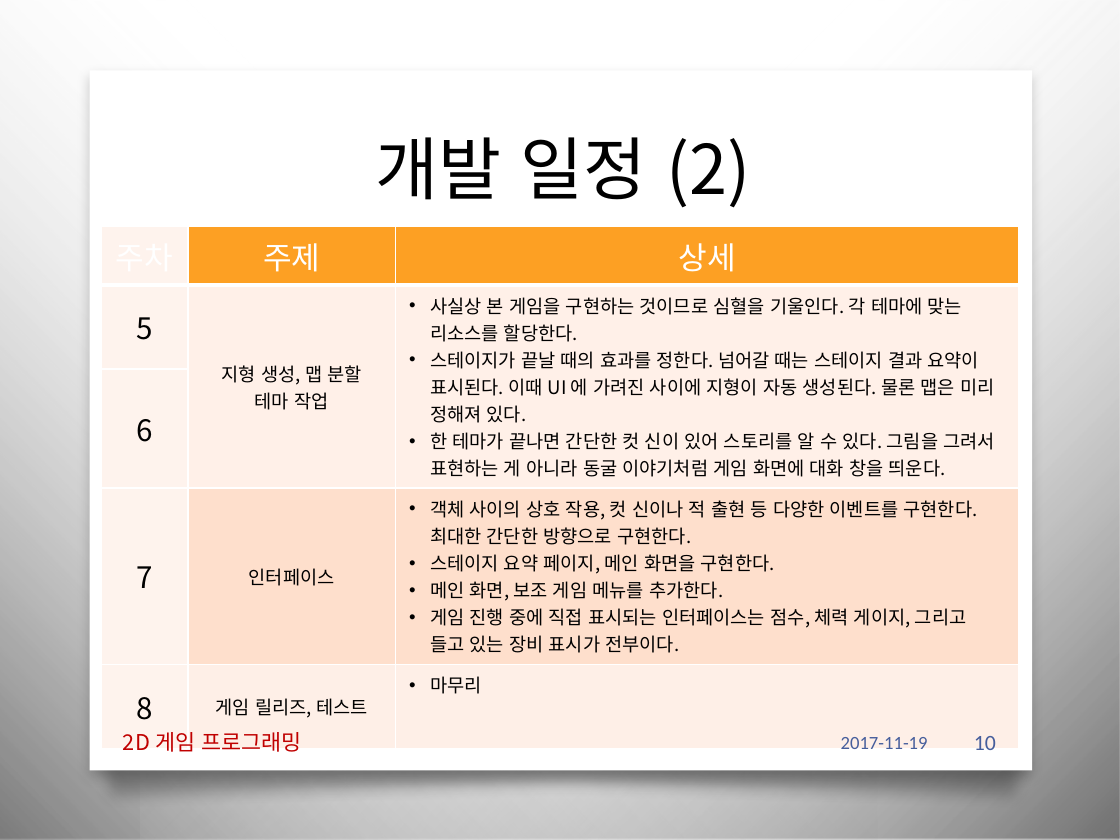
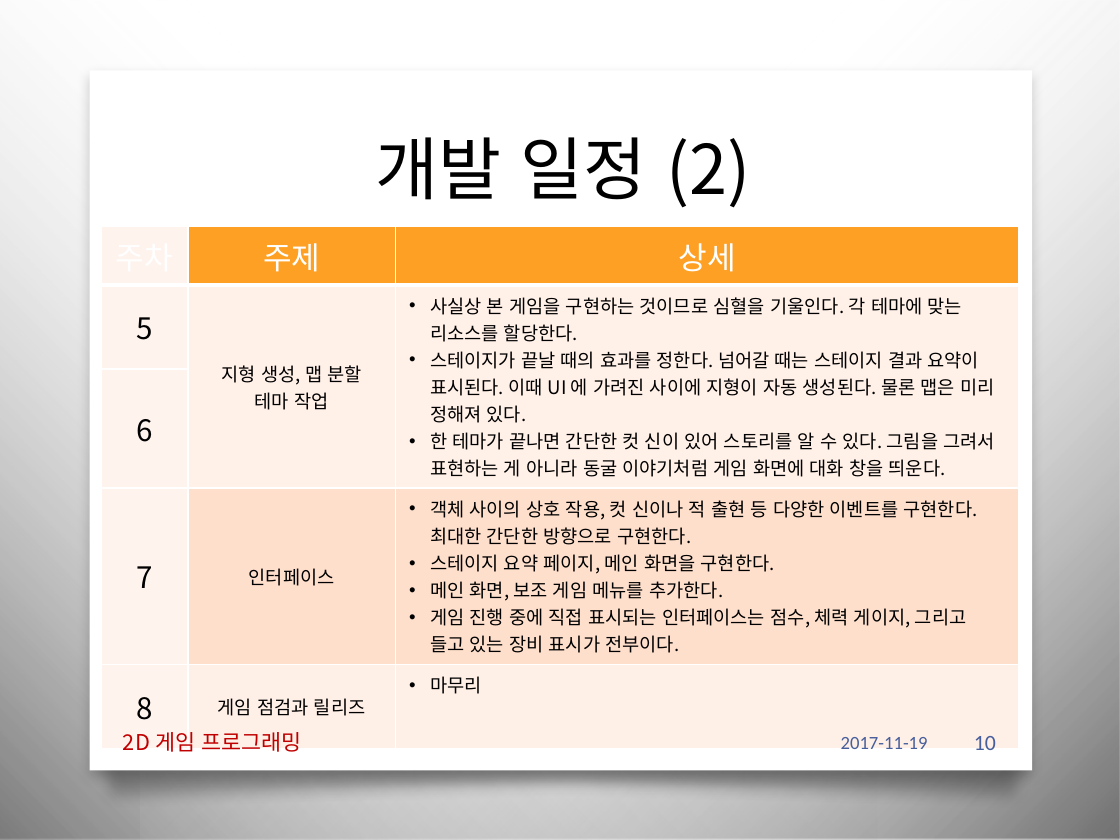
Before and after one commit to iconstudio/2017-Platformer, a slide deck: slide 10 of slides/2016180042_진윤성_2DGP_1차발표.pptx. Drawn at 1120x840 pixels with LibreOffice and Linux fonts; fonts in the diff are those of the drawing; background and template pictures are left out. Boxes give left, top, right and bottom in pixels: in the first picture for what was removed or moved away, otherwise in the second. Text is boxed around its words. In the diff, an @@ line names an element or a change of style, - is before the commit and + after.

```diff
--- a/slides/2016180042_진윤성_2DGP_1차발표.pptx
+++ b/slides/2016180042_진윤성_2DGP_1차발표.pptx
@@ table at (102, 226, 1018, 724) @@
-row 5, column 2: 게임 릴리즈, 테스트
+row 5, column 2: 게임 점검과 릴리즈
```
Also in this commit, not shown: 1 other slide changed, 3 other files.
